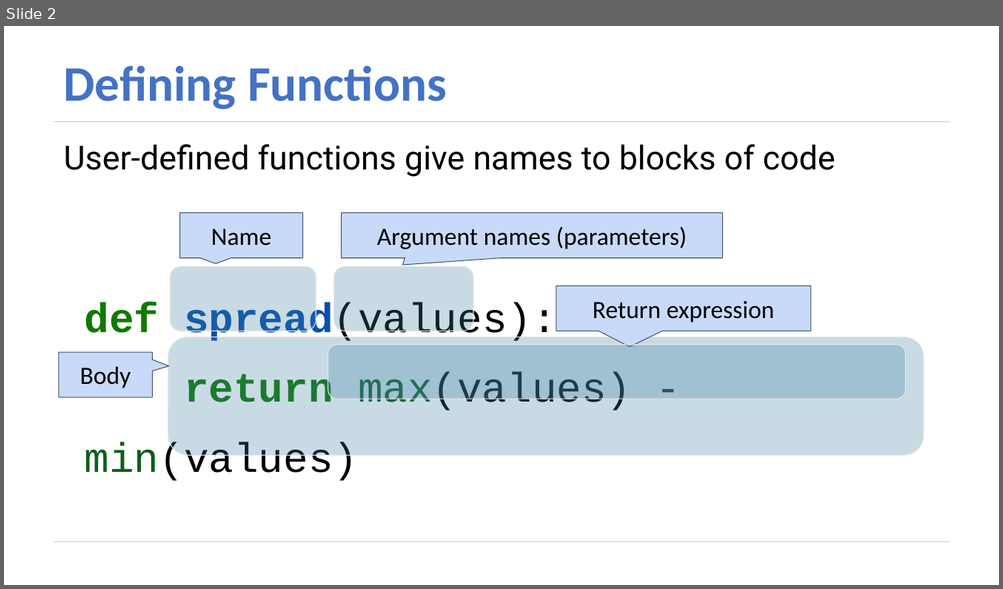
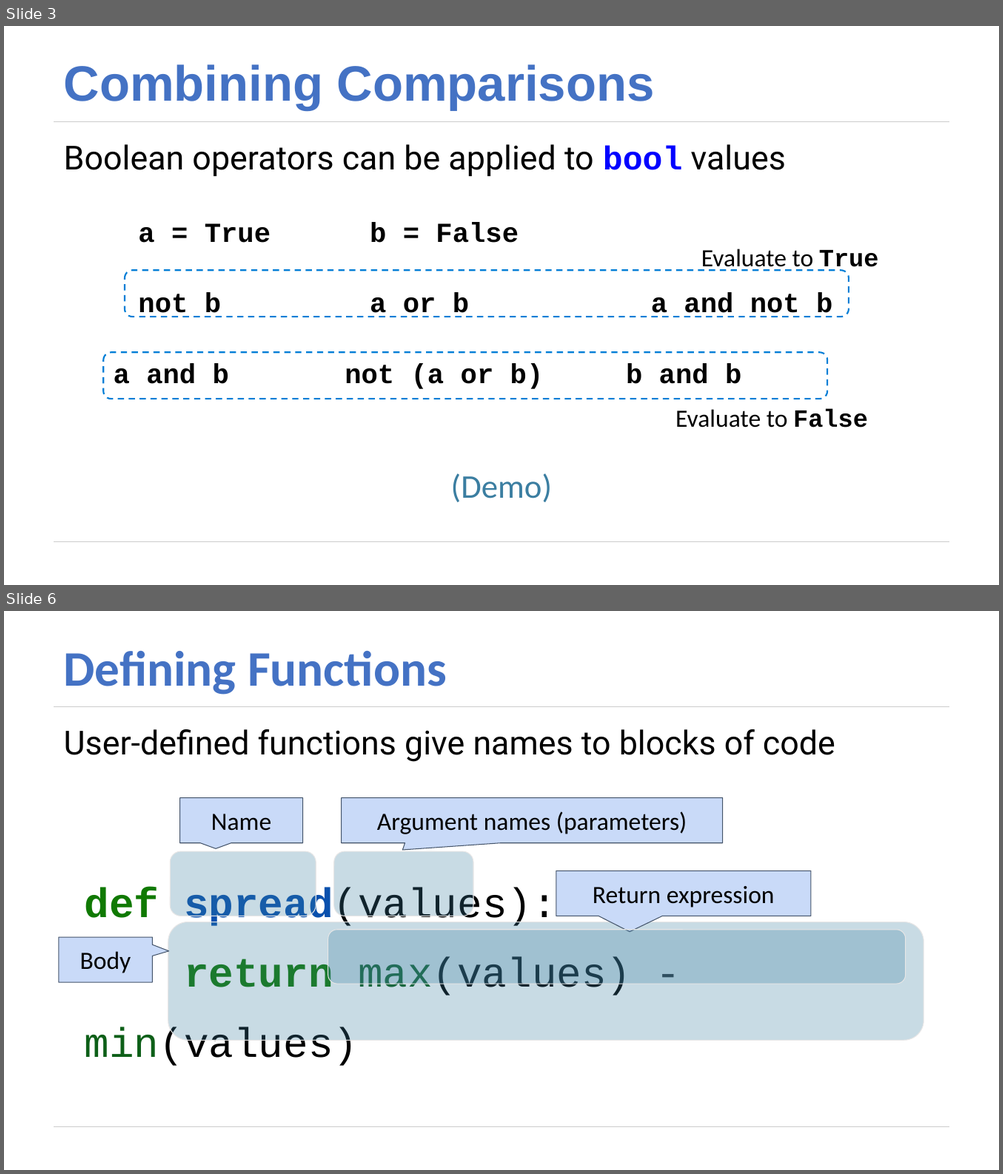
Before and after one commit to DukeCS/FoDS-s19, a slide deck: lec/05-func.pptx. Shown one above the other, each under a label of ours: slide 2 before the commit, slides 3 and 6 after it; the slides between them are not shown. The pictures are 1003x589 and 1003x1174 pixels, drawn with LibreOffice and Linux fonts; fonts in the diff are those of the drawing. Boxes give left, top, right and bottom in pixels: in the first picture for what was removed or moved away, otherwise in the second. Text is boxed around its words. In the diff, an @@ line names an element or a change of style, - is before the commit and + after.

```diff
--- a/lec/05-func.pptx
+++ b/lec/05-func.pptx
@@ slide 3 added at (4,26,999,585), background #FFFFFF; not listed: 2 template elements that a slide beside it also shows @@
@@ title added at (64,64,654,110), 48 pt, text #4472C4, bold @@
+Combining Comparisons
@@ text added at (64,144,785,389), 26.7 pt, text #000000, bold @@
+Boolean operators can be applied to bool values
+a = True b = False
+not b a or b a and not b
+a and b not (a or b) b and b
@@ text added at (701,249,879,272), 24 pt, text #000000 @@
+Evaluate to True
@@ rounded rectangle added at (125,271,848,317), outline #007DD6 1.5 pt dashed @@
@@ rounded rectangle added at (103,353,827,399), outline #007DD6 1.5 pt dashed @@
@@ text added at (675,409,868,428), 24 pt, text #000000 @@
+Evaluate to False
@@ text added at (451,474,552,503), 32 pt, text #3B7EA1 @@
+(Demo)
@@ what was slide 2 is now slide 6 @@
```
Also in this commit, not shown: 1 slide changed, 4 other slides added, 25 other files.
